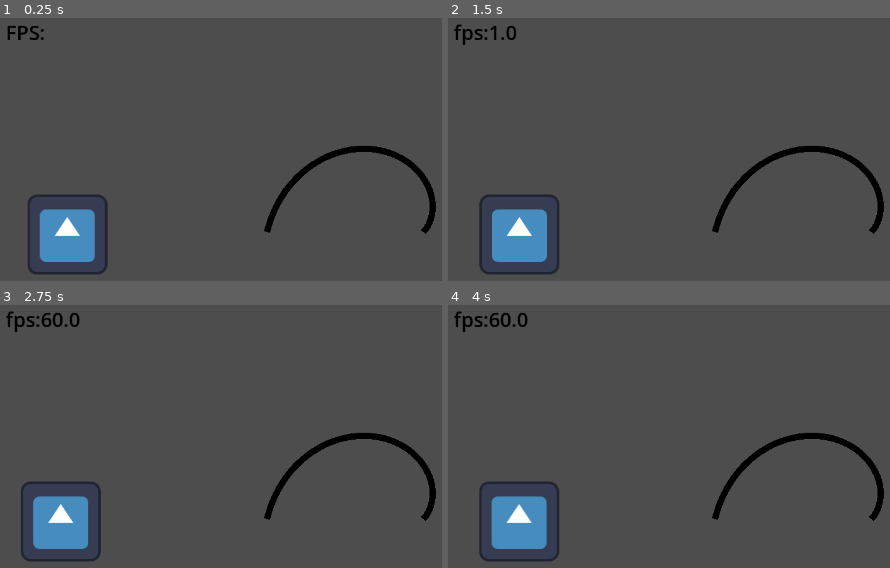
Above: before the commit, frames 1-4 (two rows, left to right).
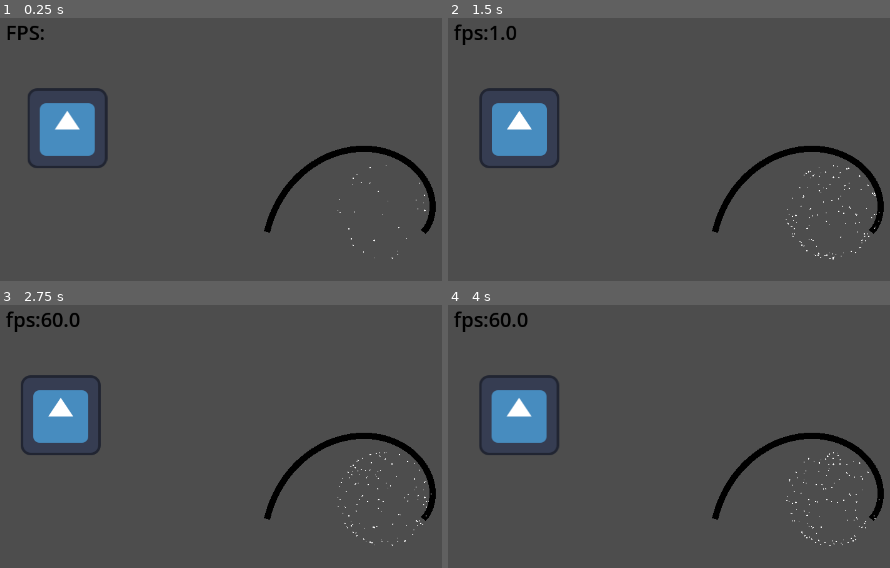
Above: after the commit, the same moments.

Repository: jerecraft-YT/function-Drawing
Game: Godot game, scene res://node_2d.tscn
Same seed, same stepped clock (60 frames per second), same inputs: the game is played once before the commit and once after it. The engine's default icon, where the game draws it, is replaced by a stand-in: a white triangle on a blue panel in a dark square.
Inputs:
- Up to frame 1 (0.25 s): no input
- Up to frame 2 (1.5 s): hold Right (ui_right) 0.53-1.28 s; tap 1 (key_1) at 0.6 s; tap Space (ui_select) at 0.77 s; hold Left (ui_left) from 1.28 s (still down); tap 2 (key_2) at 1.35 s
- Up to frame 3 (2.75 s): tap Space (ui_select) at 1.52 s; release Left (ui_left) at 2.03 s; hold Right (ui_right) from 2.03 s (still down); tap 3 (key_3) at 2.1 s
- Up to frame 4 (4 s): tap 1 (key_1) at 2.85 s; tap Space (ui_select) at 3.02, 3.77 s; release Right (ui_right) at 3.53 s; hold Left (ui_left) from 3.53 s (still down); tap 2 (key_2) at 3.6 s

The runs differ from the first frame. In frame 1, 6.5% of the frame differs, in the area x 6-97%, y 26-98%; in frame 2, 6.5%; in frame 3, 6.6%; in frame 4, 6.7%, in the area x 7-98%, y 26-98%.

Commit message:
Add Line2D circle script and update scene with new nodes
Added line_2d.gd script to generate a circular Line2D and synchronize it with a Polygon2D. Updated node_2d.tscn to include new Line2D, Polygon2D, and CPUParticles2D nodes, and imported new textures (cos_binaria.png, onda.png) for use in the scene.

Diff:
--- /dev/null
+++ b/line_2d.gd
@@ -0,0 +1,18 @@
+extends Line2D
+
+var numberPoints = 32
+var amp = 150
+var puntos:PackedVector2Array = []
+@export var poligono:Polygon2D
+# Called when the node enters the scene tree for the first time.
+func _ready() -> void:
+	var progress = 1.0 / numberPoints
+	for i in range(numberPoints):
+		puntos.append(Vector2(cos(deg_to_rad(360*i*progress))*amp,sin(deg_to_rad(360*i*progress))*amp))
+	points = puntos
+	poligono.polygon = puntos
+
+
+# Called every frame. 'delta' is the elapsed time since the previous frame.
+func _process(delta: float) -> void:
+	pass
--- a/node_2d.tscn
+++ b/node_2d.tscn
@@ -1,9 +1,11 @@
-[gd_scene load_steps=5 format=3 uid="uid://cjp61t22l3tpg"]
+[gd_scene load_steps=7 format=3 uid="uid://cjp61t22l3tpg"]
 
 [ext_resource type="Script" uid="uid://cbsudi636b1ok" path="res://label.gd" id="1_wtcfe"]
 [ext_resource type="Texture2D" uid="uid://bl2adwtkowny4" path="res://icon.svg" id="2_epypp"]
 [ext_resource type="Script" uid="uid://1c3ilivoab0c" path="res://sprite_2d.gd" id="3_0hol4"]
 [ext_resource type="Script" uid="uid://cvu7ogo4tggm4" path="res://draw_lines.gd" id="4_0hol4"]
+[ext_resource type="Texture2D" uid="uid://b0hfh4y1wtuki" path="res://cos_binaria.png" id="5_kdubu"]
+[ext_resource type="Script" uid="uid://bcjtr12oj0u55" path="res://line_2d.gd" id="6_d21ai"]
 
 [node name="Node2D" type="Node2D"]
 
@@ -23,6 +25,33 @@
 lineWidth = 10
 
 [node name="Sprite2D" type="Sprite2D" parent="."]
-position = Vector2(570, 364)
+position = Vector2(120, 194)
 texture = ExtResource("2_epypp")
 script = ExtResource("3_0hol4")
+
+[node name="CPUParticles2D" type="CPUParticles2D" parent="."]
+position = Vector2(628, 328)
+amount = 128
+emission_shape = 2
+emission_sphere_radius = 75.02
+gravity = Vector2(0, 0)
+angle_min = -60.7
+scale_amount_max = 2.0
+
+[node name="Node2D" type="Node2D" parent="."]
+visible = false
+position = Vector2(618, 328)
+
+[node name="Polygon2D" type="Polygon2D" parent="Node2D"]
+position = Vector2(10, 0)
+
+[node name="Line2D" type="Line2D" parent="Node2D" node_paths=PackedStringArray("poligono")]
+texture_filter = 1
+texture_repeat = 2
+position = Vector2(10, 0)
+closed = true
+width = 52.18
+texture = ExtResource("5_kdubu")
+texture_mode = 1
+script = ExtResource("6_d21ai")
+poligono = NodePath("../Polygon2D")
Binary file added: cos_binaria.png
Not shown, added: cos_binaria.png.import
Not shown, added: line_2d.gd.uid
Binary file added: onda.png
Not shown, added: onda.png.import
